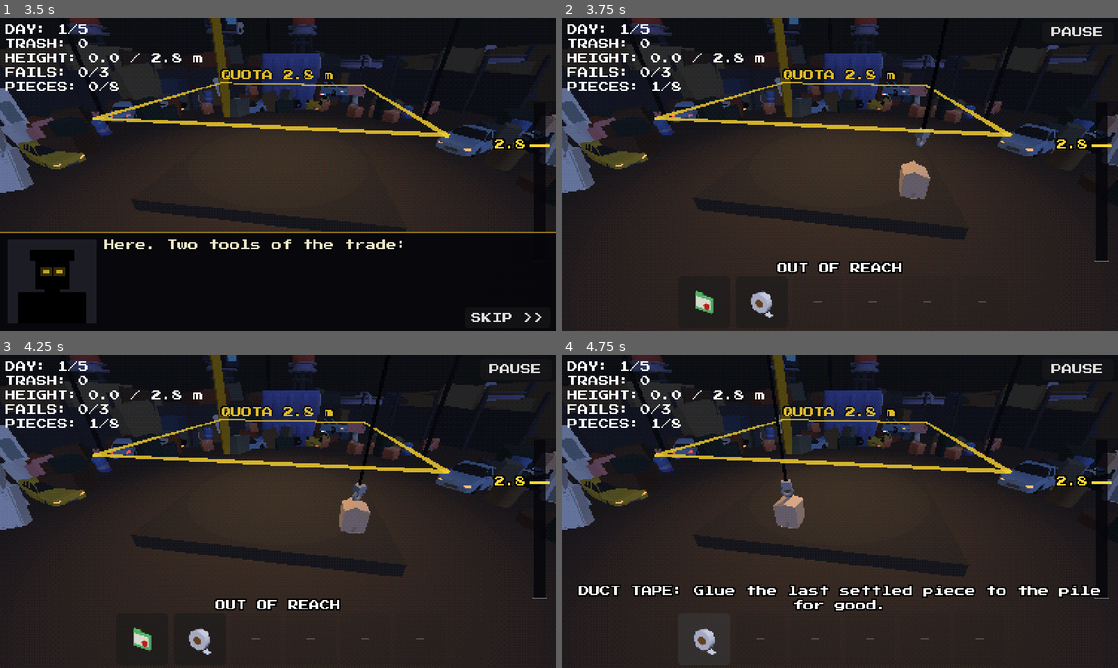
Above: before the commit, frames 1-4 (two rows, left to right).
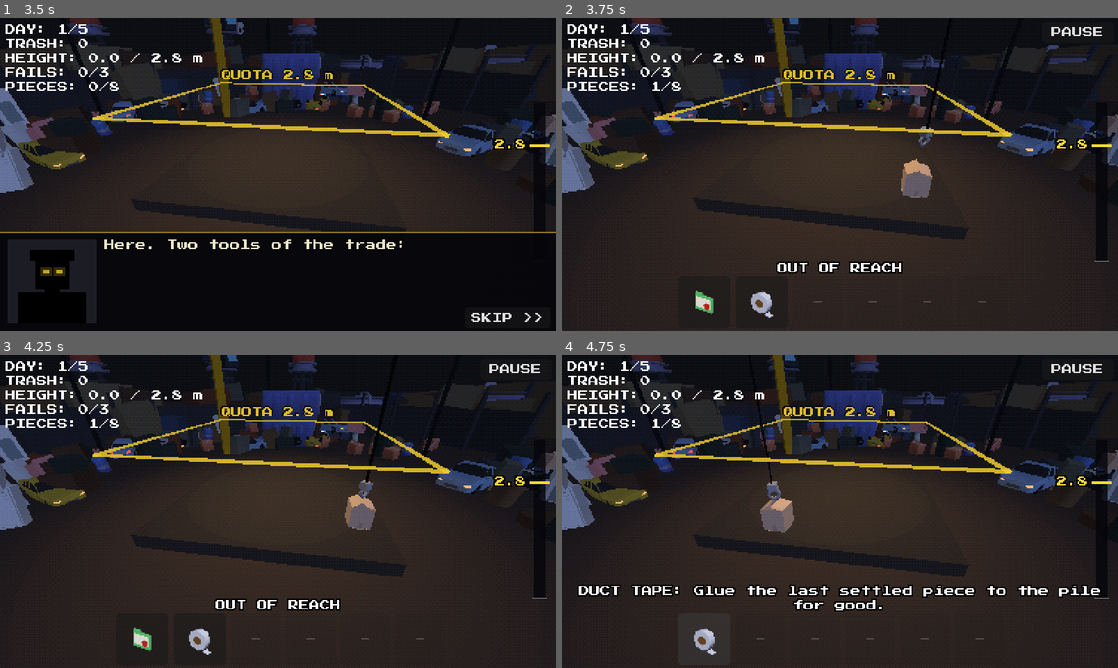
Above: after the commit, the same moments.

Repository: coconutTM/Stack-Chaos
Game: Godot game, scene res://scenes/main.tscn
Two runs of this game, one before a commit and one after it. Both use one fixed random seed, a clock stepped at 60 frames per second and the inputs below.
Inputs (mouse positions are in pixels of both pictures, inside the frame that each line leads up to):
- Up to frame 1 (3.5 s): click "PLAY" at 0.5 s; click "PLAY" at 1.25 s; tap Enter at 2 s; move the mouse to (400, 158) at 2.02 s; tap Q at 2.1 s; click (400, 158) at 2.17 s; click "SKIP >>" at 2.75 s
- Up to frame 2 (3.75 s): click "SKIP >>" at 3.5 s
- Up to frame 3 (4.25 s): no input
- Up to frame 4 (4.75 s): click (706, 639) at 4.27 s

Frame 1 is identical in both runs. In frame 2, 0.3% of the frame differs, in the area x 37-69%, y 0-58%; in frame 3, 0.6%; in frame 4, 0.9%, in the area x 35-44%, y 0-57%.

Commit message:
Increase crane strain sway to 0.65 m
0.25 m was too subtle to break the corner snap trick; tuned after playtest.
CLAUDE.md const table updated to match.

Co-Authored-By: Claude Opus 5.5 <noreply@anthropic.com>

Diff:
--- a/scripts/main.gd
+++ b/scripts/main.gd
@@ -7,7 +7,7 @@
 
 const HOLD_GAP := 1.8     # บล็อกที่ถือลอยเหนือยอดกองกี่เมตร (ยิ่งต่ำ ยิ่งตกแรงน้อย กองง่ายขึ้น)
 const BOUND := 3.0        # ขอบเขตที่เลื่อนบล็อกได้ (ตามขนาดพื้น)
-const STRAIN_AMP := 0.25  # เมาส์เลยขอบ = เครนตึง ชิ้นแกว่งสูงสุดกี่เมตร (กันเทคนิคตรึงชิ้นที่มุมให้ซ้อนตรงเป๊ะ)
+const STRAIN_AMP := 0.65  # เมาส์เลยขอบ = เครนตึง ชิ้นแกว่งสูงสุดกี่เมตร (กันเทคนิคตรึงชิ้นที่มุมให้ซ้อนตรงเป๊ะ)
 const STRAIN_RATE := 8.0  # ความเร็วที่การแกว่งเริ่ม/หยุด (ใช้ในสูตร 1 - exp(-rate * delta))
 const KILL_Y := -4.0      # ตกต่ำกว่านี้ = ถือว่าชิ้นนั้นหลุดจากกอง (สำรอง — ปกติโดนจับที่ _fell_off() ก่อนถึงพื้นลาน)
 const MAX_WAIT := 5.0     # รอบล็อกนิ่งนานสุดกี่วินาที
Not shown, changed: CLAUDE.md
